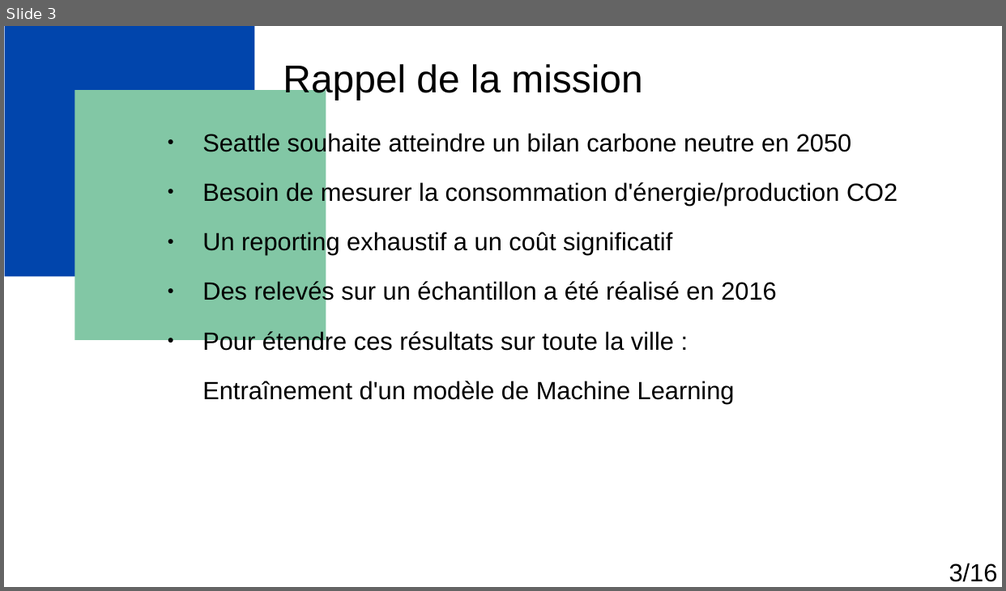
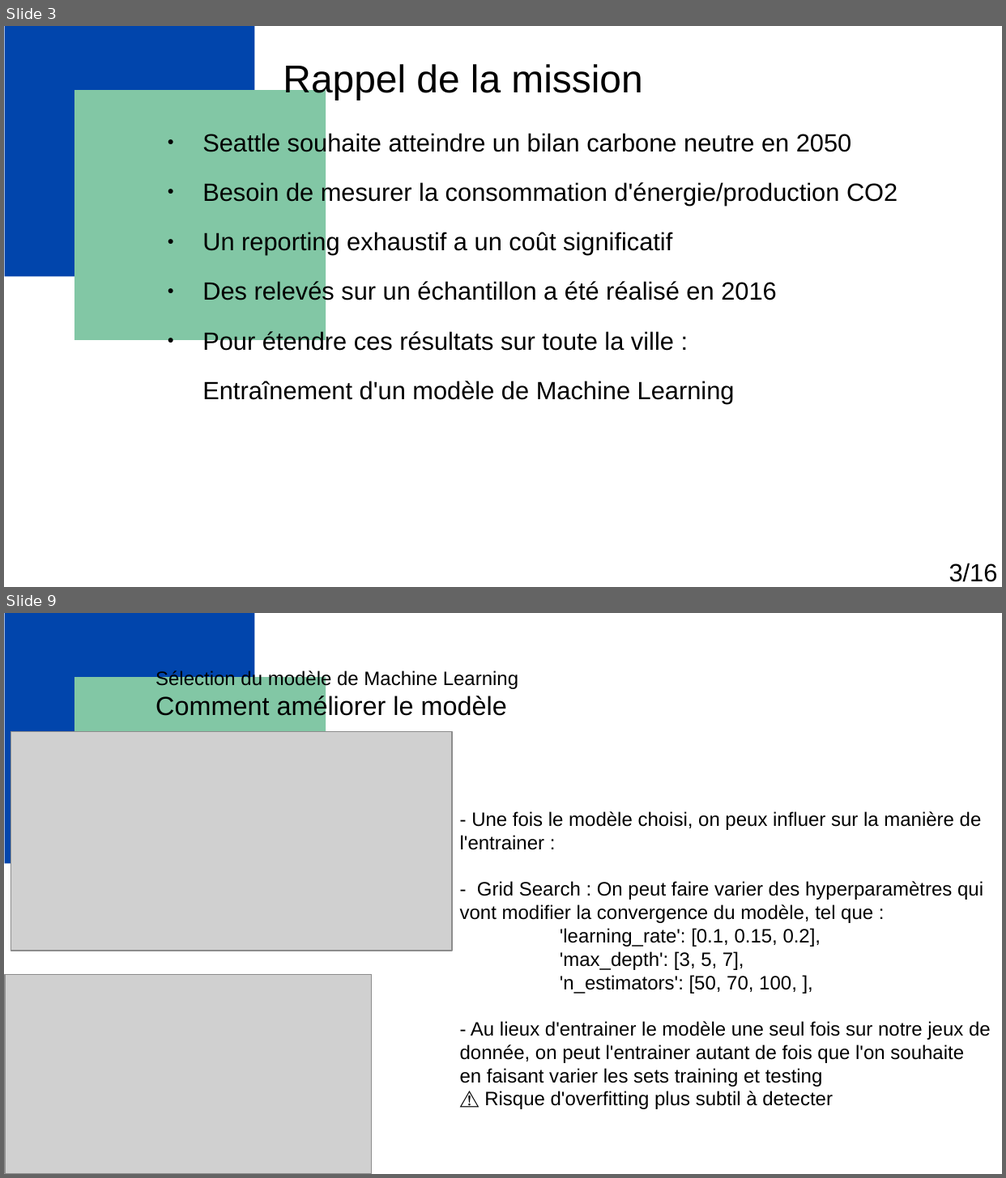
Before and after one commit to Florian-Biggio/Predict-Energy-and-CO2-for-building, a slide deck: Biggio_Florian_1_presentation_122024.odp. Shown one above the other, each under a label of ours: slide 3 before the commit, slides 3 and 9 after it; the slides between them are not shown. The pictures are 1006x591 and 1006x1178 pixels, drawn with LibreOffice and Linux fonts; fonts in the diff are those of the drawing; grey boxes stand for pictures. Boxes give left, top, right and bottom in pixels: in the first picture for what was removed or moved away, otherwise in the second. Text is boxed around its words. In the diff, an @@ line names an element or a change of style, - is before the commit and + after.

```diff
--- a/Biggio_Florian_1_presentation_122024.odp
+++ b/Biggio_Florian_1_presentation_122024.odp
@@ slide 9 added at [4,613,1002,1174], background #FFFFFF; not listed: 5 template elements that a slide beside it also shows @@
@@ title added at [155,670,518,720], 14 pt, text #000000 @@
+Sélection du modèle de Machine Learning
+Comment améliorer le modèle
@@ picture added at [11,732,452,952] @@
@@ title added at [460,811,991,1110], 14 pt, text #000000 @@
+- Une fois le modèle choisi, on peux influer sur la manière de l'entrainer :
+- Grid Search : On peut faire varier des hyperparamètres qui vont modifier la convergence du modèle, tel que :
+'learning_rate': [0.1, 0.15, 0.2],
+'max_depth': [3, 5, 7],
+'n_estimators': [50, 70, 100, ],
+- Au lieux d'entrainer le modèle une seul fois sur notre jeux de donnée, on peut l'entrainer autant de fois que l'on souhaite en faisant varier les sets training et testing
+⚠ Risque d'overfitting plus subtil à detecter
@@ picture added at [5,974,371,1174] @@
```
Also in this commit, not shown: 7 slides changed, 5 other slides added, 7 slides removed, 14 other files.
